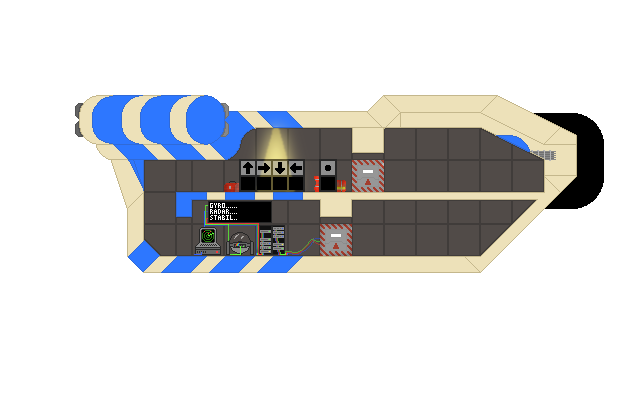
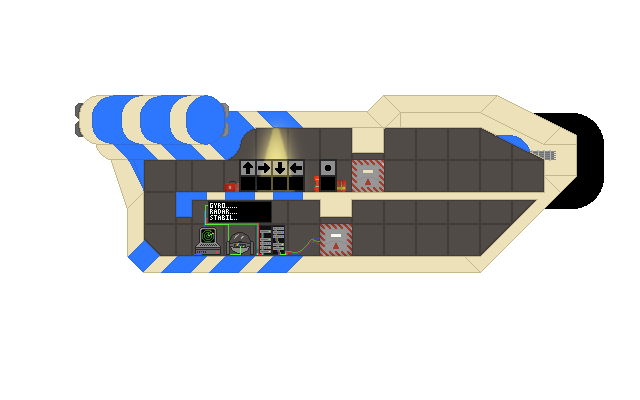
Layer changes from the first 640x400 image to the second:
showed group "Ship" (28 layers) over left=331, top=170, right=373, bottom=237
